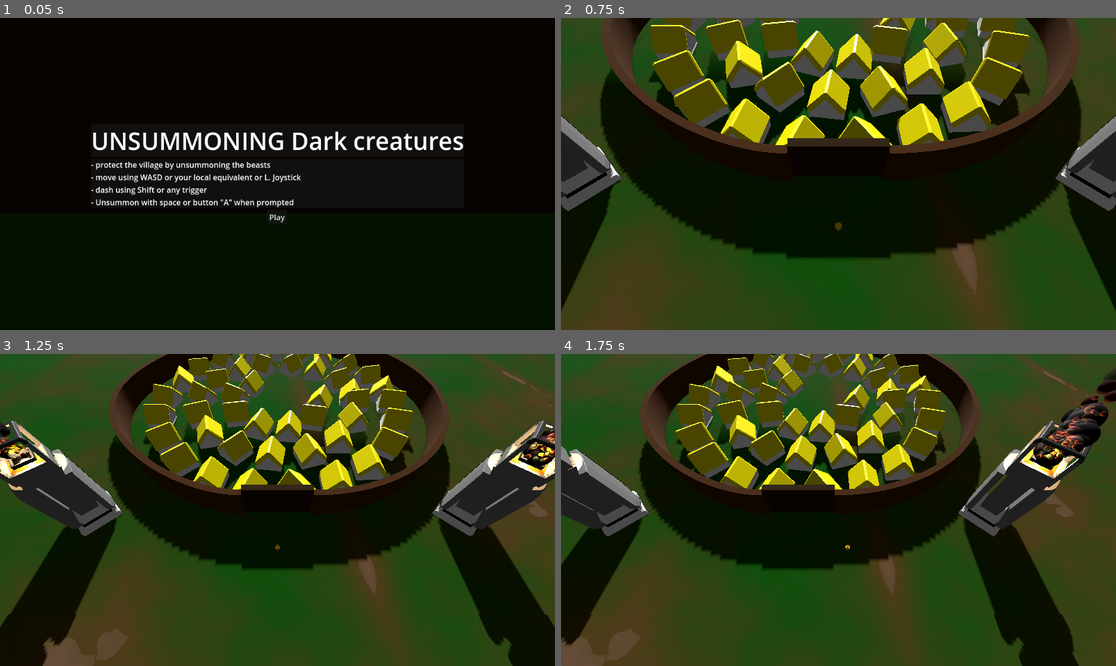
Above: before the commit, frames 1-4 (two rows, left to right).
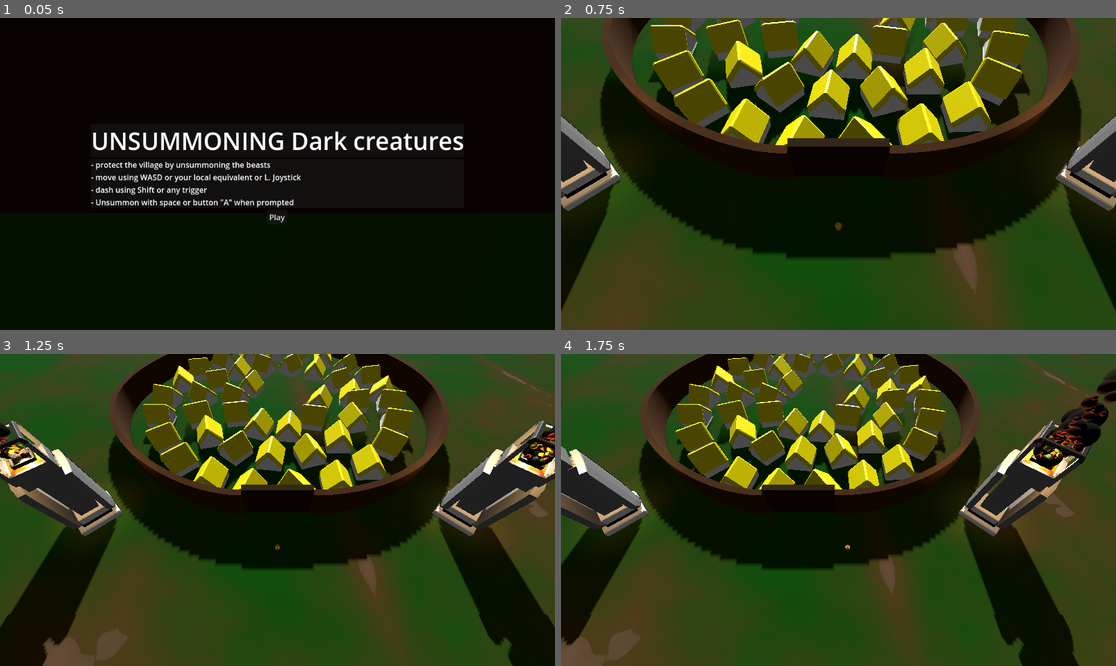
Above: after the commit, the same moments.

Repository: AngryCyboot/LD55
Game: Godot game, scene res://Main.tscn
Two runs of this game, one before a commit and one after it. Both use one fixed random seed, a clock stepped at 60 frames per second and the inputs below.
Inputs (mouse positions are in pixels of both pictures, inside the frame that each line leads up to):
- Up to frame 1 (0.05 s): no input
- Up to frame 2 (0.75 s): click "Play" at 0.5 s
- Up to frame 3 (1.25 s): no input
- Up to frame 4 (1.75 s): tap Enter (ui_accept) at 1.25, 1.52 s; move the mouse to (960, 494) at 1.27 s; hold D (East) from 1.28 s (still down); hold Space (Context) from 1.28 s (still down); click (960, 494) at 1.42 s

Frame 1 is identical in both runs. In frame 2, 1.1% of the frame differs, in the area x 0-100%, y 20-62%; in frame 3, 2.3%, in the area x 0-100%, y 22-58%; in frame 4, 2.2%.

Commit message:
solving thrown errors on export

Diff:
--- a/Map/Totem.tscn
+++ b/Map/Totem.tscn
@@ -104,7 +104,6 @@
 light_color = Color(1, 0.788235, 0.521569, 1)
 light_energy = 20.0
 light_size = 1.0
-shadow_enabled = true
 shadow_bias = 5.442
 shadow_normal_bias = 0.0
 shadow_blur = 0.0
--- a/Material/Robot.tres
+++ /dev/null
@@ -1,216 +0,0 @@
-[gd_resource type="VisualShader" load_steps=19 format=3 uid="uid://32gfv44mqhvk"]
-
-[sub_resource type="VisualShaderNodeSwitch" id="VisualShaderNodeSwitch_fk1wg"]
-default_input_values = [0, false, 1, true, 2, false]
-op_type = 6
-
-[sub_resource type="VisualShaderNodeSwitch" id="VisualShaderNodeSwitch_nfhyj"]
-default_input_values = [0, false, 1, Vector3(0, 0, 0), 2, Vector3(0, 0, 0)]
-op_type = 4
-
-[sub_resource type="VisualShaderNodeTexture" id="VisualShaderNodeTexture_5wp8n"]
-source = 5
-
-[sub_resource type="VisualShaderNodeFloatOp" id="VisualShaderNodeFloatOp_lsjmp"]
-
-[sub_resource type="VisualShaderNodeVectorCompose" id="VisualShaderNodeVectorCompose_16jvu"]
-op_type = 0
-
-[sub_resource type="VisualShaderNodeFloatOp" id="VisualShaderNodeFloatOp_8ypf8"]
-default_input_values = [0, 1.0, 1, 8.0]
-operator = 3
-
-[sub_resource type="VisualShaderNodeFloatOp" id="VisualShaderNodeFloatOp_krtcf"]
-
-[sub_resource type="VisualShaderNodeFloatParameter" id="VisualShaderNodeFloatParameter_vuttp"]
-parameter_name = "lights"
-qualifier = 2
-hint = 2
-min = -1.0
-step = 1.0
-default_value_enabled = true
-
-[sub_resource type="VisualShaderNodeSwitch" id="VisualShaderNodeSwitch_ogcru"]
-default_input_values = [0, false, 1, Vector3(0, 0, 0), 2, Vector3(0, 0, 0)]
-op_type = 4
-
-[sub_resource type="VisualShaderNodeFloatConstant" id="VisualShaderNodeFloatConstant_nwux8"]
-constant = 0.4
-
-[sub_resource type="VisualShaderNodeTexture2DParameter" id="VisualShaderNodeTexture2DParameter_wd3j3"]
-parameter_name = "Palette"
-texture_type = 1
-texture_filter = 1
-
-[sub_resource type="VisualShaderNodeTexture" id="VisualShaderNodeTexture_q46ay"]
-source = 5
-
-[sub_resource type="VisualShaderNodeInput" id="VisualShaderNodeInput_hgpnn"]
-expanded_output_ports = [0]
-input_name = "uv"
-
-[sub_resource type="VisualShaderNodeCompare" id="VisualShaderNodeCompare_jmvdo"]
-default_input_values = [0, 0.0, 1, 0.5, 2, 1e-05]
-function = 4
-
-[sub_resource type="VisualShaderNodeSwitch" id="VisualShaderNodeSwitch_81nyj"]
-default_input_values = [0, false, 1, 0.1, 2, 0.8]
-
-[sub_resource type="VisualShaderNodeFresnel" id="VisualShaderNodeFresnel_e0kov"]
-default_input_values = [2, false, 3, 0.5]
-
-[sub_resource type="VisualShaderNodeCompare" id="VisualShaderNodeCompare_vewbu"]
-function = 2
-
-[sub_resource type="VisualShaderNodeFloatOp" id="VisualShaderNodeFloatOp_6lh1d"]
-default_input_values = [0, 3.0, 1, 8.0]
-operator = 3
-
-[resource]
-code = "shader_type spatial;
-render_mode blend_mix, depth_draw_opaque, cull_back, diffuse_lambert, specular_schlick_ggx;
-
-uniform sampler2D Palette : source_color, filter_nearest;
-instance uniform float lights : hint_range(-1, 1, 1) = 0;
-
-
-
-void fragment() {
-// Input:4
-	vec2 n_out4p0 = UV;
-	float n_out4p1 = n_out4p0.r;
-	float n_out4p2 = n_out4p0.g;
-
-
-// Compare:5
-	float n_in5p1 = 0.50000;
-	bool n_out5p0 = n_out4p2 < n_in5p1;
-
-
-// FloatOp:9
-	float n_in9p0 = 3.00000;
-	float n_in9p1 = 8.00000;
-	float n_out9p0 = n_in9p0 / n_in9p1;
-
-
-// Compare:8
-	bool n_out8p0 = n_out4p1 > n_out9p0;
-
-
-	bool n_out10p0;
-// Switch:10
-	bool n_in10p1 = true;
-	if (n_out5p0) {
-		n_out10p0 = n_in10p1;
-	} else {
-		n_out10p0 = n_out8p0;
-	}
-
-
-	vec4 n_out3p0;
-// Texture2D:3
-	n_out3p0 = texture(Palette, UV);
-
-
-	vec3 n_out18p0;
-// Switch:18
-	vec3 n_in18p2 = vec3(0.00000, 0.00000, 0.00000);
-	n_out18p0 = mix(n_in18p2, vec3(n_out3p0.xyz), float(n_out10p0));
-
-
-	float n_out6p0;
-// Switch:6
-	float n_in6p1 = 0.10000;
-	float n_in6p2 = 0.80000;
-	n_out6p0 = mix(n_in6p2, n_in6p1, float(n_out5p0));
-
-
-// FloatConstant:19
-	float n_out19p0 = 0.400000;
-
-
-// Fresnel:7
-	float n_in7p3 = 0.50000;
-	float n_out7p0 = pow(1.0 - clamp(dot(NORMAL, VIEW), 0.0, 1.0), n_in7p3);
-
-
-// FloatParameter:17
-	float n_out17p0 = lights;
-
-
-// FloatOp:16
-	float n_in16p1 = 0.00000;
-	float n_out16p0 = n_out17p0 + n_in16p1;
-
-
-// FloatOp:15
-	float n_in15p1 = 8.00000;
-	float n_out15p0 = n_out16p0 / n_in15p1;
-
-
-// FloatOp:13
-	float n_out13p0 = n_out4p1 + n_out15p0;
-
-
-// VectorCompose:14
-	vec2 n_out14p0 = vec2(n_out13p0, n_out4p2);
-
-
-	vec4 n_out12p0;
-// Texture2D:12
-	n_out12p0 = texture(Palette, n_out14p0);
-
-
-	vec3 n_out11p0;
-// Switch:11
-	vec3 n_in11p1 = vec3(0.00000, 0.00000, 0.00000);
-	n_out11p0 = mix(vec3(n_out12p0.xyz), n_in11p1, float(n_out10p0));
-
-
-// Output:0
-	ALBEDO = n_out18p0;
-	METALLIC = n_out6p0;
-	ROUGHNESS = n_out19p0;
-	SPECULAR = n_out7p0;
-	EMISSION = n_out11p0;
-
-
-}
-"
-nodes/fragment/2/node = SubResource("VisualShaderNodeTexture2DParameter_wd3j3")
-nodes/fragment/2/position = Vector2(-940, -220)
-nodes/fragment/3/node = SubResource("VisualShaderNodeTexture_q46ay")
-nodes/fragment/3/position = Vector2(-380, 0)
-nodes/fragment/4/node = SubResource("VisualShaderNodeInput_hgpnn")
-nodes/fragment/4/position = Vector2(-1320, 300)
-nodes/fragment/5/node = SubResource("VisualShaderNodeCompare_jmvdo")
-nodes/fragment/5/position = Vector2(-660, 200)
-nodes/fragment/6/node = SubResource("VisualShaderNodeSwitch_81nyj")
-nodes/fragment/6/position = Vector2(-120, 140)
-nodes/fragment/7/node = SubResource("VisualShaderNodeFresnel_e0kov")
-nodes/fragment/7/position = Vector2(80, 240)
-nodes/fragment/8/node = SubResource("VisualShaderNodeCompare_vewbu")
-nodes/fragment/8/position = Vector2(-460, 600)
-nodes/fragment/9/node = SubResource("VisualShaderNodeFloatOp_6lh1d")
-nodes/fragment/9/position = Vector2(-740, 660)
-nodes/fragment/10/node = SubResource("VisualShaderNodeSwitch_fk1wg")
-nodes/fragment/10/position = Vector2(-280, 560)
-nodes/fragment/11/node = SubResource("VisualShaderNodeSwitch_nfhyj")
-nodes/fragment/11/position = Vector2(180, 520)
-nodes/fragment/12/node = SubResource("VisualShaderNodeTexture_5wp8n")
-nodes/fragment/12/position = Vector2(-320, 340)
-nodes/fragment/13/node = SubResource("VisualShaderNodeFloatOp_lsjmp")
-nodes/fragment/13/position = Vector2(-800, 340)
-nodes/fragment/14/node = SubResource("VisualShaderNodeVectorCompose_16jvu")
-nodes/fragment/14/position = Vector2(-580, 420)
-nodes/fragment/15/node = SubResource("VisualShaderNodeFloatOp_8ypf8")
-nodes/fragment/15/position = Vector2(-1120, 480)
-nodes/fragment/16/node = SubResource("VisualShaderNodeFloatOp_krtcf")
-nodes/fragment/16/position = Vector2(-1300, 440)
-nodes/fragment/17/node = SubResource("VisualShaderNodeFloatParameter_vuttp")
-nodes/fragment/17/position = Vector2(-1620, 360)
-nodes/fragment/18/node = SubResource("VisualShaderNodeSwitch_ogcru")
-nodes/fragment/18/position = Vector2(100, 0)
-nodes/fragment/19/node = SubResource("VisualShaderNodeFloatConstant_nwux8")
-nodes/fragment/19/position = Vector2(140, 140)
-nodes/fragment/connections = PackedInt32Array(2, 0, 3, 2, 4, 2, 5, 0, 5, 0, 6, 0, 6, 0, 0, 2, 7, 0, 0, 4, 4, 1, 8, 0, 9, 0, 8, 1, 5, 0, 10, 0, 8, 0, 10, 2, 10, 0, 11, 0, 11, 0, 0, 5, 2, 0, 12, 2, 12, 0, 11, 2, 4, 1, 13, 0, 4, 2, 14, 1, 13, 0, 14, 0, 14, 0, 12, 0, 15, 0, 13, 1, 16, 0, 15, 0, 17, 0, 16, 0, 10, 0, 18, 0, 3, 0, 18, 1, 18, 0, 0, 0, 19, 0, 0, 3)
